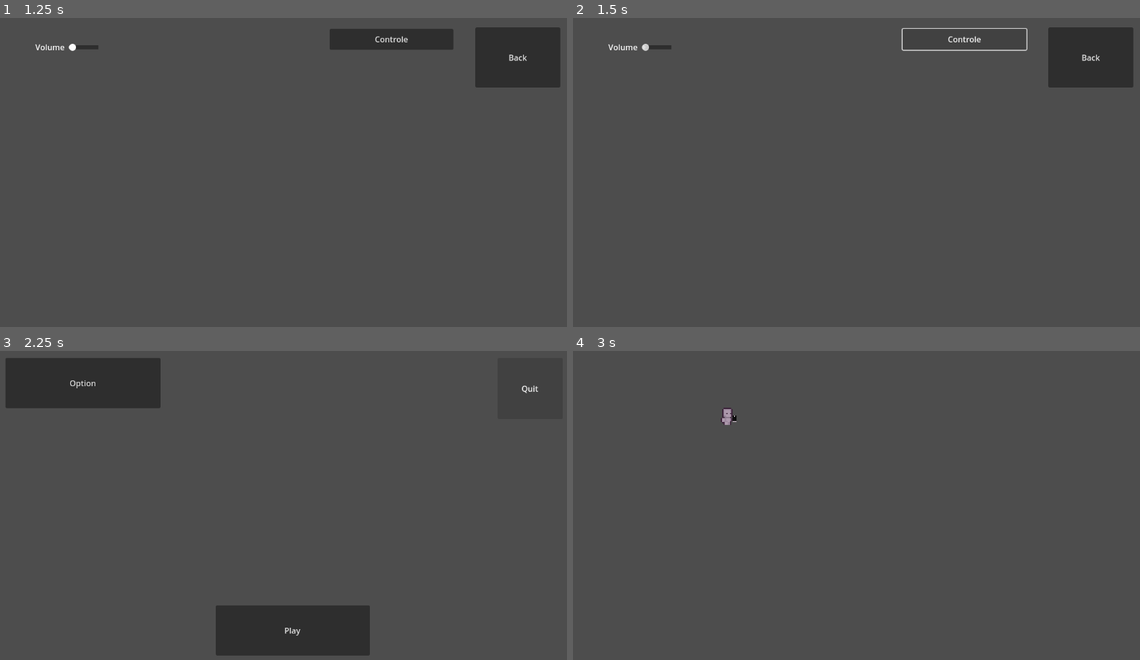
Above: before the commit, frames 1-4 (two rows, left to right).
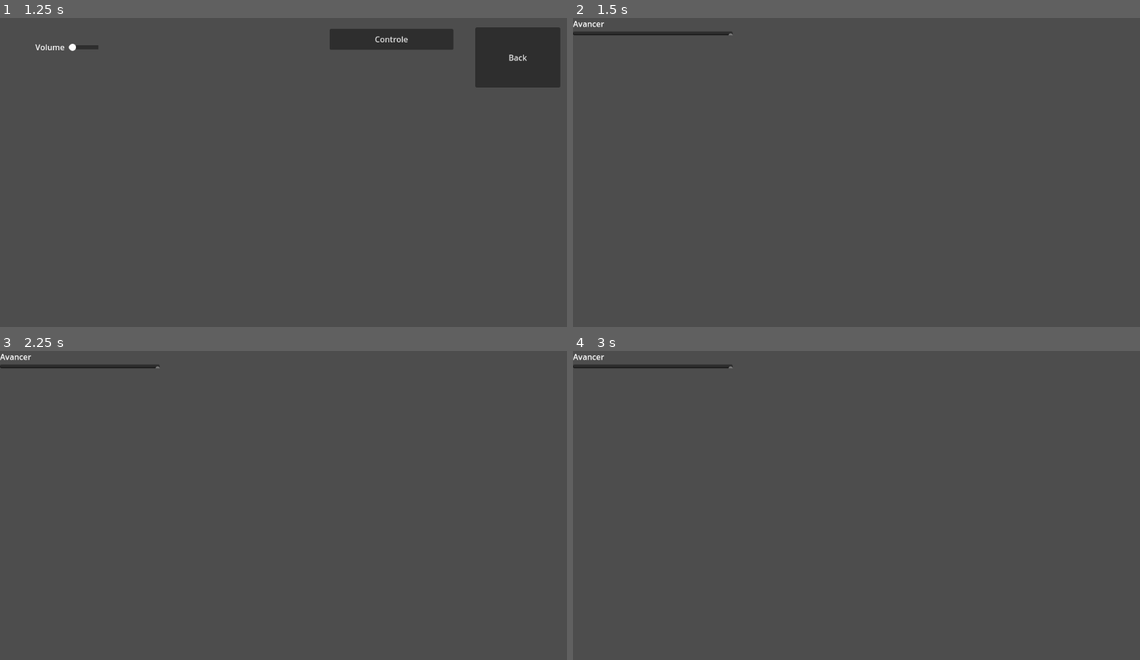
Above: after the commit, the same moments.

Repository: jus2tomate83/Godot2DGame
Game: Godot game, scene res://UI/Menu/Menu.tscn
The game is run twice, just before and just after one commit, with the same random seed, the same clock (stepped at 60 frames per second) and the same inputs.
Inputs (mouse positions are in pixels of both pictures, inside the frame that each line leads up to):
- Up to frame 1 (1.25 s): click "Option" at 0.5 s
- Up to frame 2 (1.5 s): click "Controle" at 1.25 s
- Up to frame 3 (2.25 s): click (515, 391) at 2 s, where only the run before the commit has a clickable "Back"
- Up to frame 4 (3 s): click (867, 629) at 2.75 s, where only the run before the commit has a clickable "Play"

Frame 1 is identical in both runs. In frame 2, 3.6% of the frame differs, in the area x 0-99%, y 0-23%; in frame 3, 8.4%, in the area x 0-95%, y 0-99%; in frame 4, 0.5%.

Commit message:
controle

Diff:
--- /dev/null
+++ b/UI/Controles/Controle.tscn
@@ -0,0 +1,23 @@
+[gd_scene format=3 uid="uid://cjvjuqbxd3eid"]
+
+[node name="Controle" type="Control"]
+layout_mode = 3
+anchors_preset = 15
+anchor_right = 1.0
+anchor_bottom = 1.0
+grow_horizontal = 2
+grow_vertical = 2
+
+[node name="VBoxContainer" type="VBoxContainer" parent="."]
+layout_mode = 0
+offset_right = 321.0
+offset_bottom = 62.0
+
+[node name="RichTextLabel" type="RichTextLabel" parent="VBoxContainer"]
+layout_mode = 2
+text = "Avancer
+"
+fit_content = true
+
+[node name="TextEdit" type="TextEdit" parent="VBoxContainer"]
+layout_mode = 2
--- a/UI/Menu/Option_Menu.gd
+++ b/UI/Menu/Option_Menu.gd
@@ -17,3 +17,7 @@
 
 func _on_volume_value_changed(value):
 	pass # Replace with function body.
+
+
+func _on_controle_pressed():
+	get_tree().change_scene_to_file("res://UI/Controles/Controle.tscn")
--- a/UI/Menu/Option_Menu.tscn
+++ b/UI/Menu/Option_Menu.tscn
@@ -45,3 +45,4 @@
 
 [connection signal="pressed" from="Back" to="." method="_on_back_pressed"]
 [connection signal="value_changed" from="RichTextLabel/Volume" to="." method="_on_volume_value_changed"]
+[connection signal="pressed" from="Controle" to="." method="_on_controle_pressed"]
